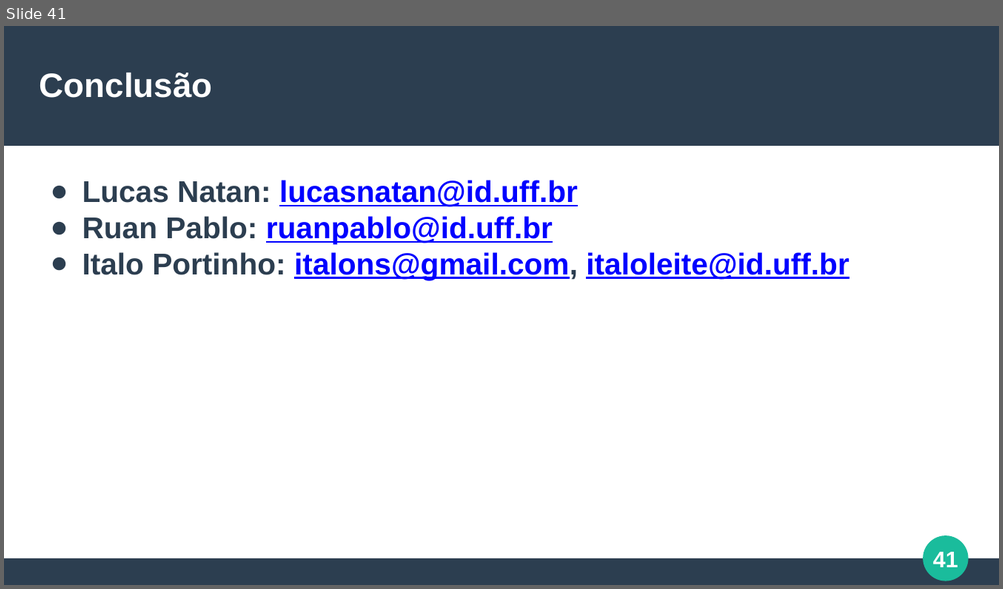
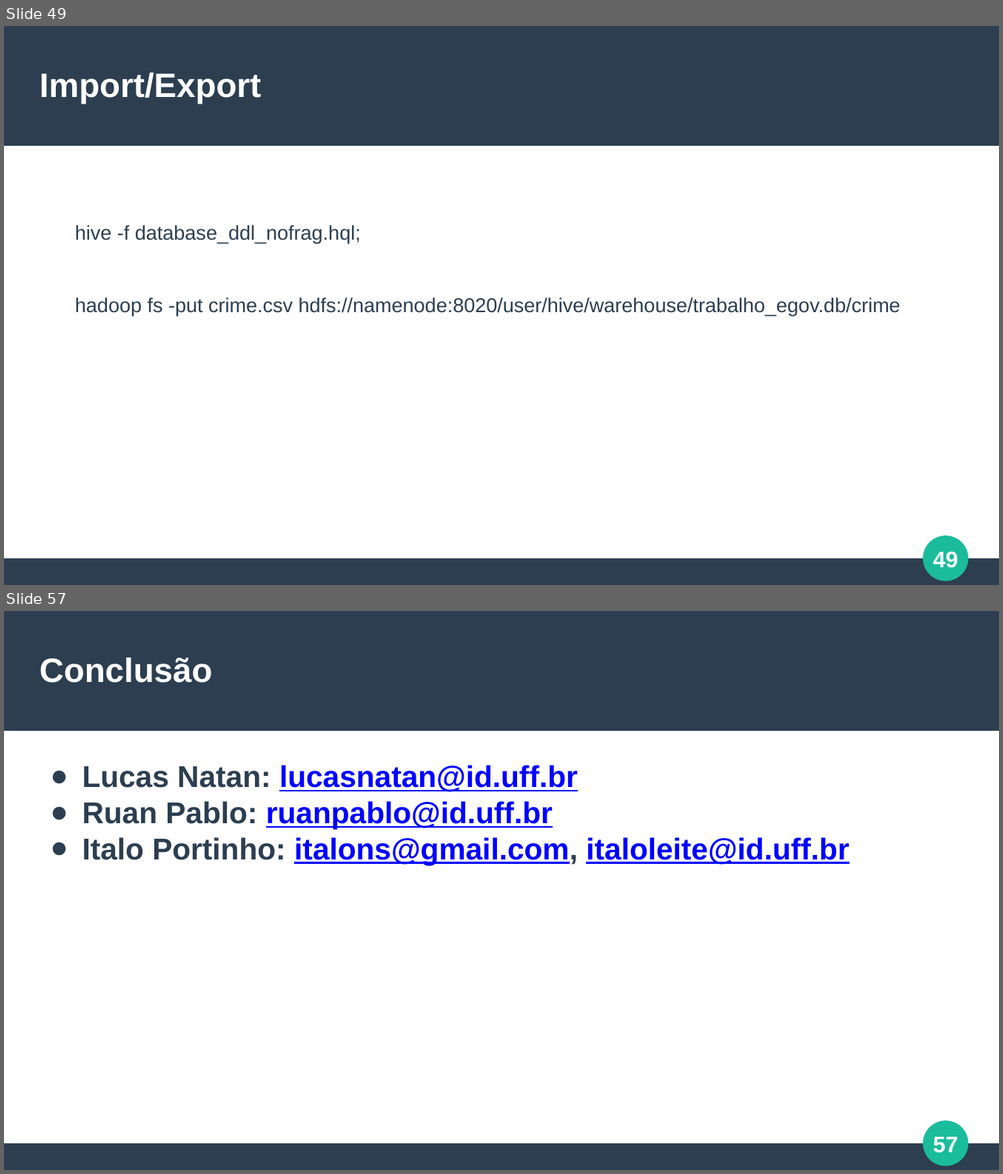
Before and after one commit to italoportinho/trabalho-egov-2024-1, a slide deck: trabalho-pratico/apresentacao_trabalho_pratico_EGOV_2024-1.pptx. Shown one above the other, each under a label of ours: slide 41 before the commit, slides 49 and 57 after it; the slides between them are not shown. The pictures are 1003x589 and 1003x1174 pixels, drawn with LibreOffice and Linux fonts; fonts in the diff are those of the drawing. Boxes give left, top, right and bottom in pixels: in the first picture for what was removed or moved away, otherwise in the second. Text is boxed around its words. In the diff, an @@ line names an element or a change of style, - is before the commit and + after.

```diff
--- a/trabalho-pratico/apresentacao_trabalho_pratico_EGOV_2024-1.pptx
+++ b/trabalho-pratico/apresentacao_trabalho_pratico_EGOV_2024-1.pptx
@@ slide 49 added at [4, 26, 999, 585], background #FFFFFF; not listed: 4 template elements that a slide beside it also shows @@
@@ text added at [40, 73, 262, 104], 27 pt, text #FFFFFF, bold @@
+Import/Export
@@ text added at [75, 225, 900, 316], 16 pt, text #2C3E50 @@
+hive -f database_ddl_nofrag.hql;
+hadoop fs -put crime.csv hdfs://namenode:8020/user/hive/warehouse/trabalho_egov.db/crime
@@ what was slide 41 is now slide 57 @@
@@ page number at [933, 1137, 958, 1153]: text changed @@
-41
+57
```
Also in this commit, not shown: 38 slides changed, 17 other slides added, 2 slides removed.
